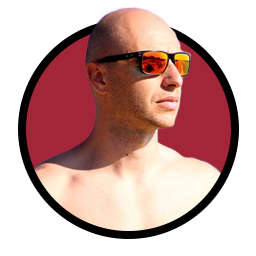
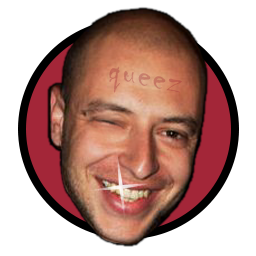
Layered file, before and after one edit (256x256). Changes by layer:
showed "queez" over [109, 66, 182, 93]
showed "Layer 0 copy 2" over [48, 8, 207, 246]
hid "Layer 1 copy" over [63, 6, 192, 152]
hid "Layer 1" over [34, 152, 221, 247]
